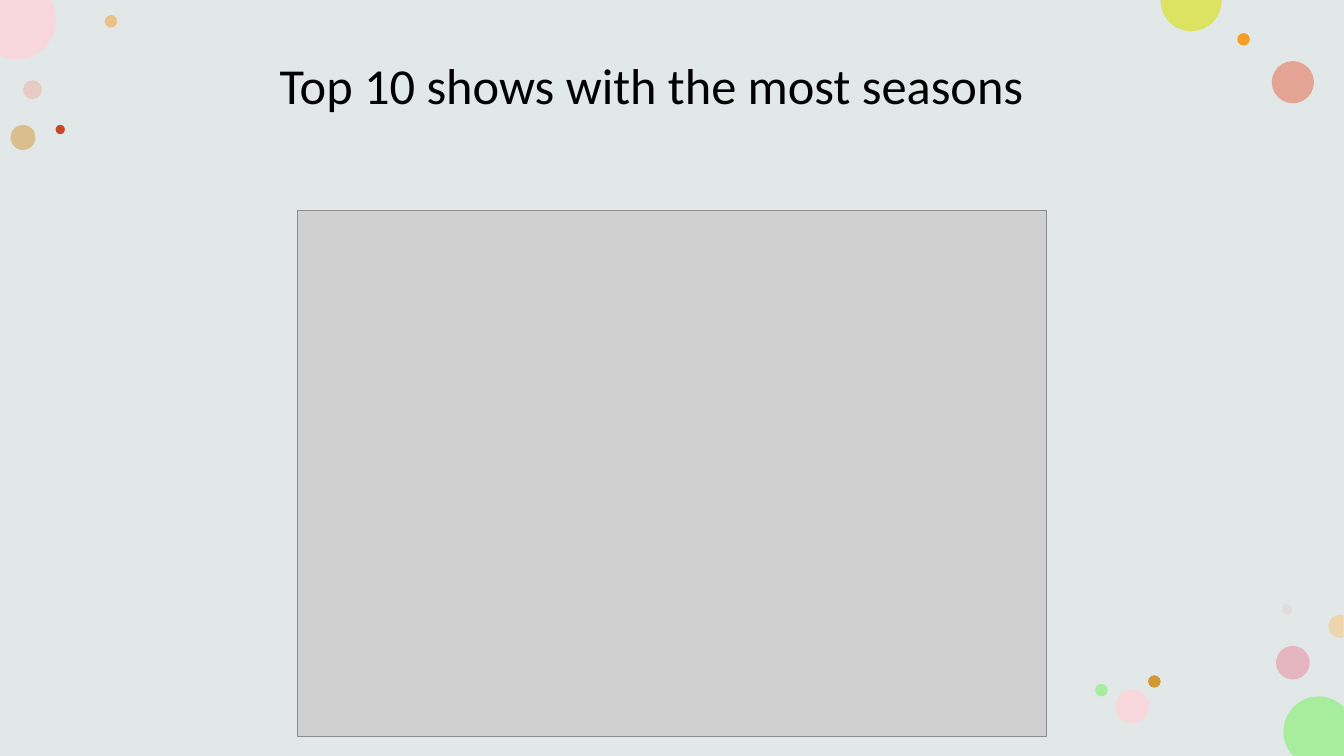
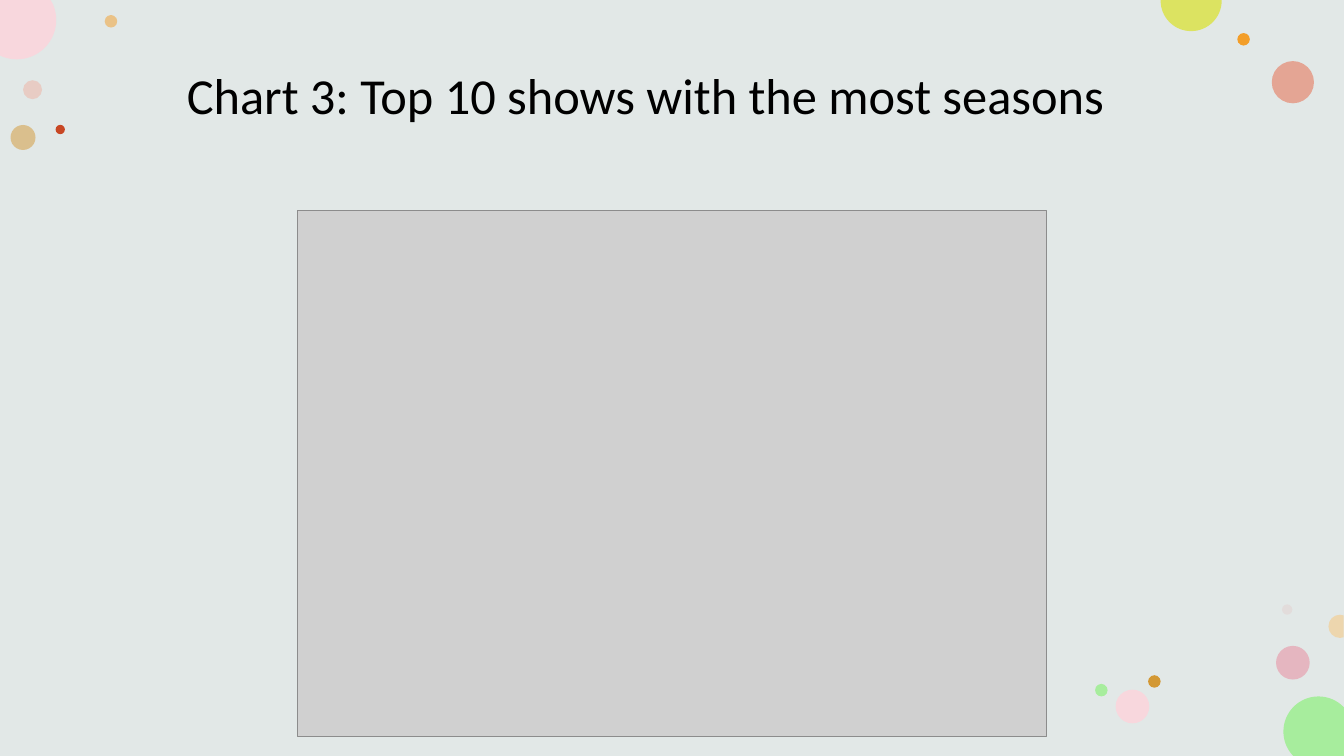
Before and after one commit to HarryyHung/Business-Inteligence, a slide deck: slide 32 of Powerpoint asm2.pptx (slide 31 before the commit). Drawn at 1344x756 pixels with LibreOffice and Linux fonts; fonts in the diff are those of the drawing; grey boxes stand for pictures. Boxes give left, top, right and bottom in pixels: in the first picture for what was removed or moved away, otherwise in the second. Text is boxed around its words. In the diff, an @@ line names an element or a change of style, - is before the commit and + after.

```diff
--- a/Powerpoint asm2.pptx
+++ b/Powerpoint asm2.pptx
@@ text at (187, 79, 1103, 122): text changed @@
-Top 10 shows with the most seasons
+Chart 3: Top 10 shows with the most seasons
```
Also in this commit, not shown: 4 other slides changed, 5 slides added, 3 slides removed, 3 other files.
